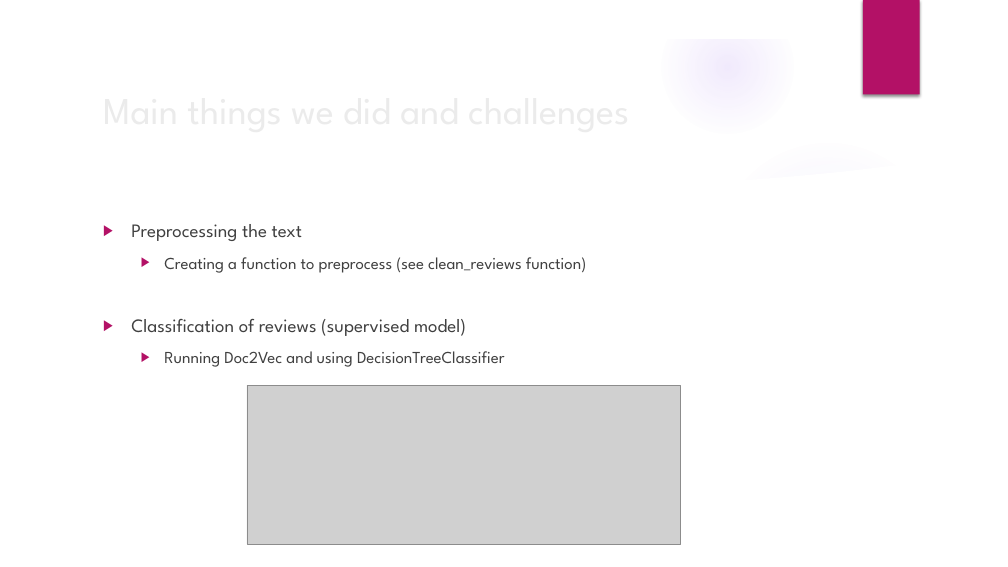
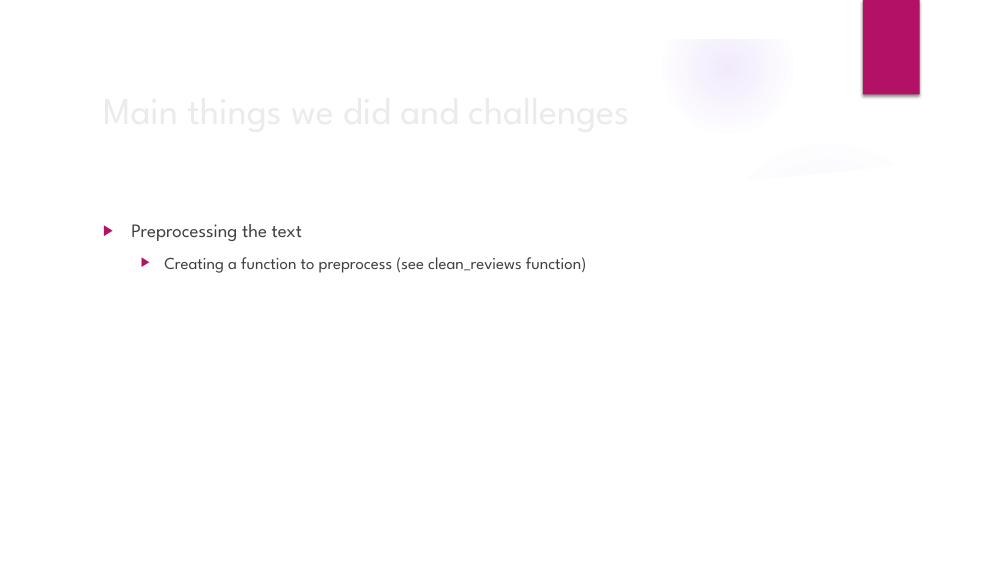
Before and after one commit to TCDSNirShani/IMDbReviewsAnalyzer, a slide deck: slide 4 of Things we did in project.pptx. Drawn at 1008x567 pixels with LibreOffice and Linux fonts; fonts in the diff are those of the drawing; grey boxes stand for pictures; background and template pictures are left out. Boxes give left, top, right and bottom in pixels: in the first picture for what was removed or moved away, otherwise in the second. Text is boxed around its words. In the diff, an @@ line names an element or a change of style, - is before the commit and + after.

```diff
--- a/Things we did in project.pptx
+++ b/Things we did in project.pptx
@@ text at [131,319,505,367]: paragraphs removed @@
-▶ Classification of reviews (supervised model)
-  ▶ Running Doc2Vec and using DecisionTreeClassifier
@@ picture removed at [247,385,681,544] @@
```
Also in this commit, not shown: 1 other slide changed, 4 slides added.
